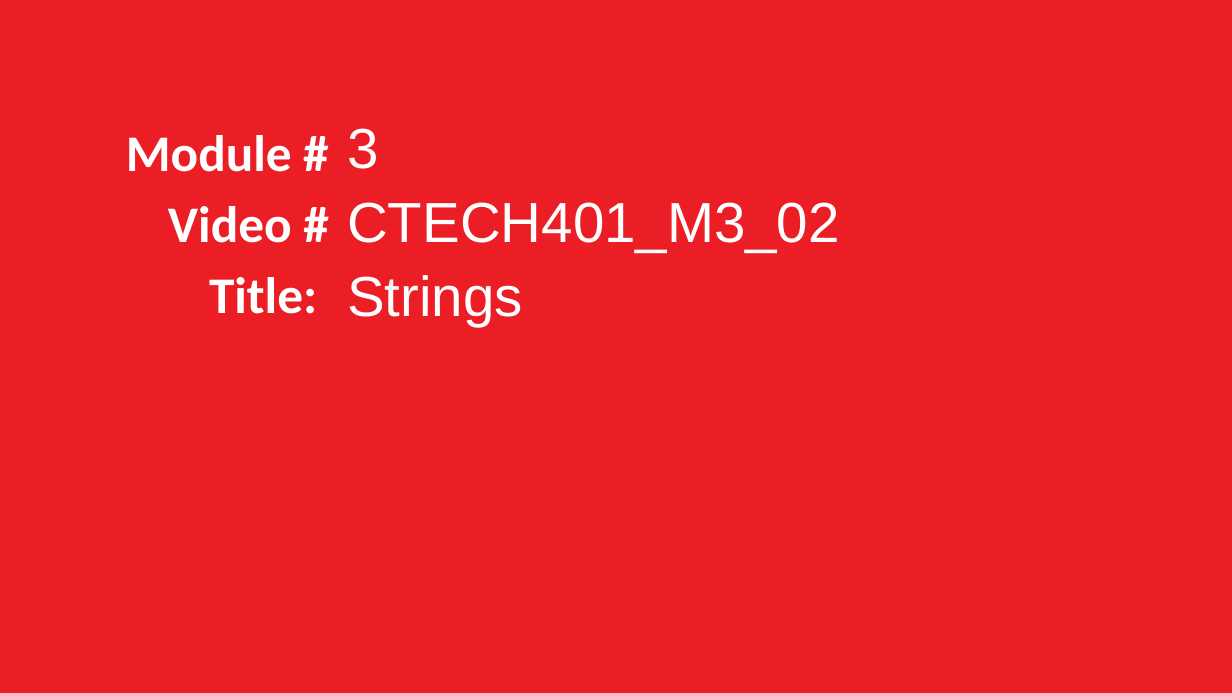
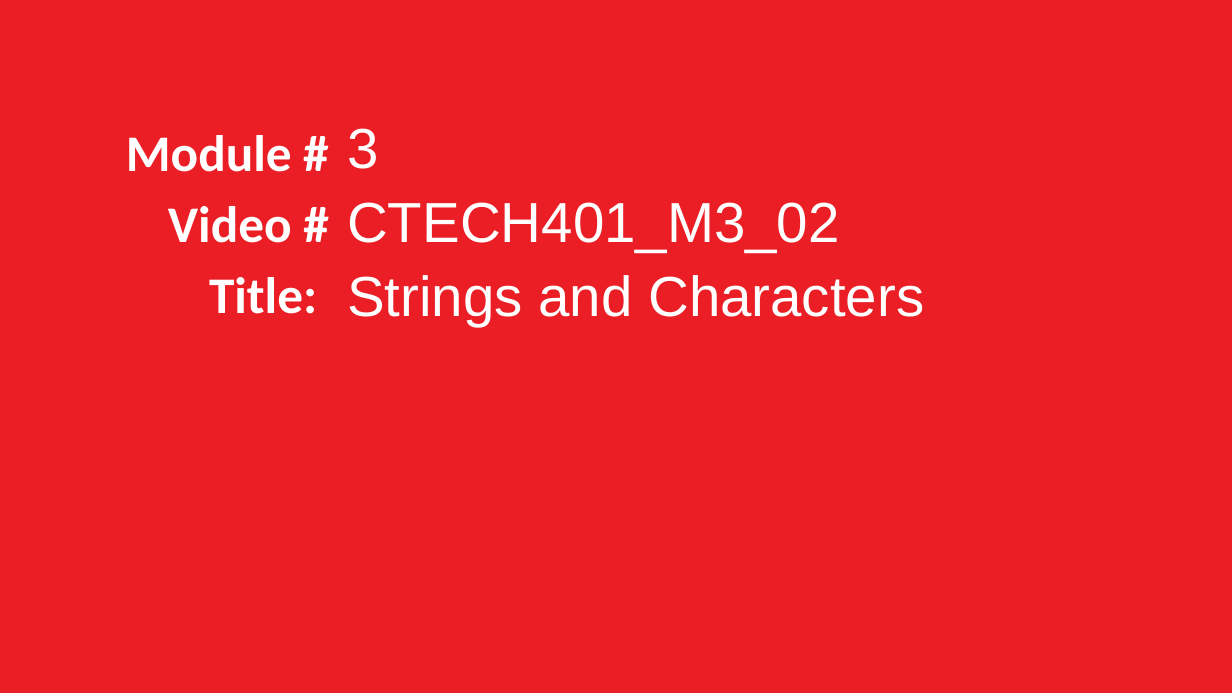
Before and after one commit to grimmelm/ctech404, a slide deck: slide 3 of ctech401/module_3/CTECH401 Module 3 - Strings.pptx (slide 2 before the commit). Drawn at 1232x693 pixels with LibreOffice and Linux fonts; fonts in the diff are those of the drawing. Boxes give left, top, right and bottom in pixels: in the first picture for what was removed or moved away, otherwise in the second. Text is boxed around its words. In the diff, an @@ line names an element or a change of style, - is before the commit and + after.

```diff
--- a/ctech401/module_3/CTECH401 Module 3 - Strings.pptx
+++ b/ctech401/module_3/CTECH401 Module 3 - Strings.pptx
@@ text at <box>347,275,924,326</box>: text changed @@
-Strings
+Strings and Characters
```
Also in this commit, not shown: 6 other slides changed, 2 slides added, 1 other file.
